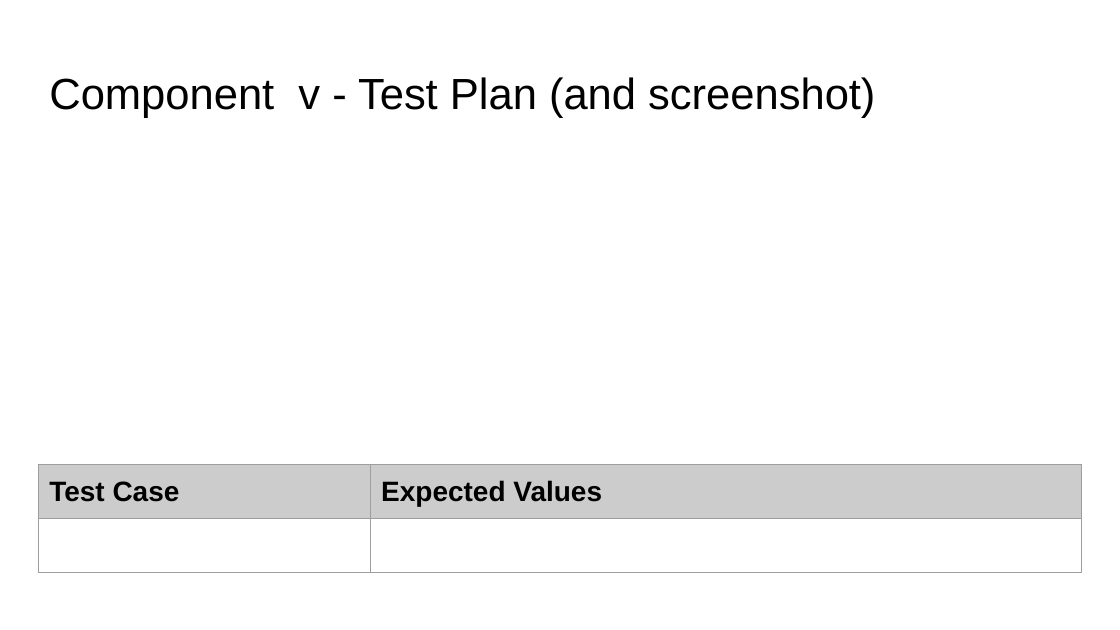
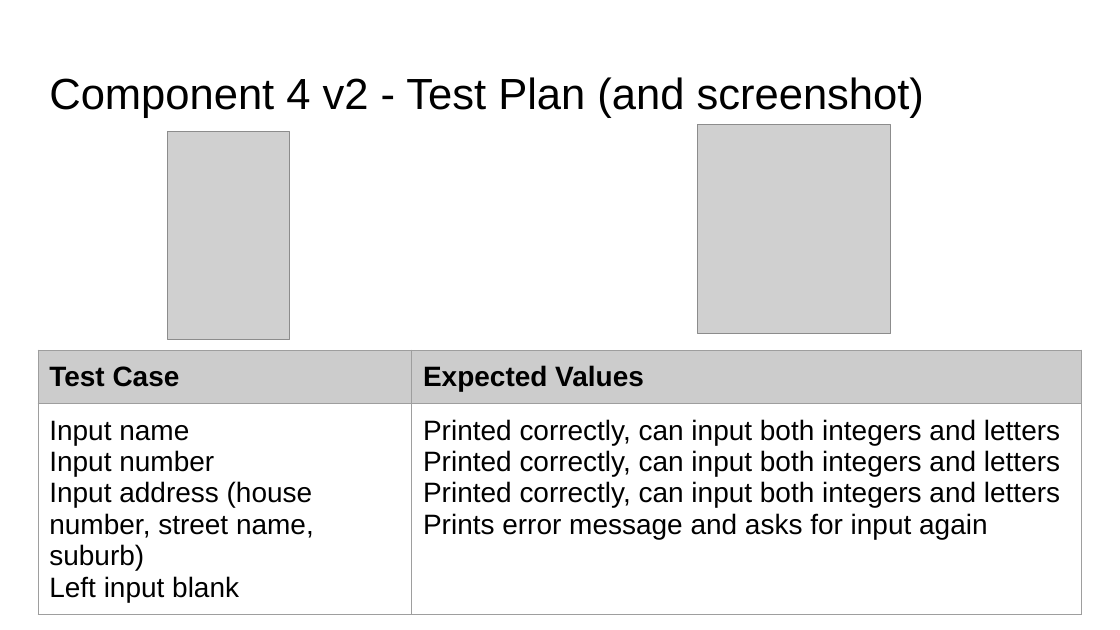
Before and after one commit to KaitlinEus/Pizza_bot, a slide deck: slide 24 of Python.pptx (slide 25 before the commit). Drawn at 1120x630 pixels with LibreOffice and Linux fonts; fonts in the diff are those of the drawing; grey boxes stand for pictures. Boxes give left, top, right and bottom in pixels: in the first picture for what was removed or moved away, otherwise in the second. Text is boxed around its words. In the diff, an @@ line names an element or a change of style, - is before the commit and + after.

```diff
--- a/Python.pptx
+++ b/Python.pptx
@@ title at (49, 77, 924, 118): text changed @@
-Component v - Test Plan (and screenshot)
+Component 4 v2 - Test Plan (and screenshot)
@@ picture added at (168, 131, 290, 338) @@
@@ picture added at (698, 124, 890, 334) @@
@@ table added at (38, 351, 1082, 630), 2 rows, 2 columns @@
+Test Case | Expected Values
+Input name / Input number / Input address (house number, street name, suburb) / Left input blank | Printed correctly, can input both integers and letters / Printed correctly, can input both integers and letters / Printed correctly, can input both integers and letters / Prints error message and asks for input again
@@ table removed at (38, 465, 1081, 610), 2 rows, 2 columns @@
-Test Case | Expected Values
- | 
```
Also in this commit, not shown: 2 other files.
